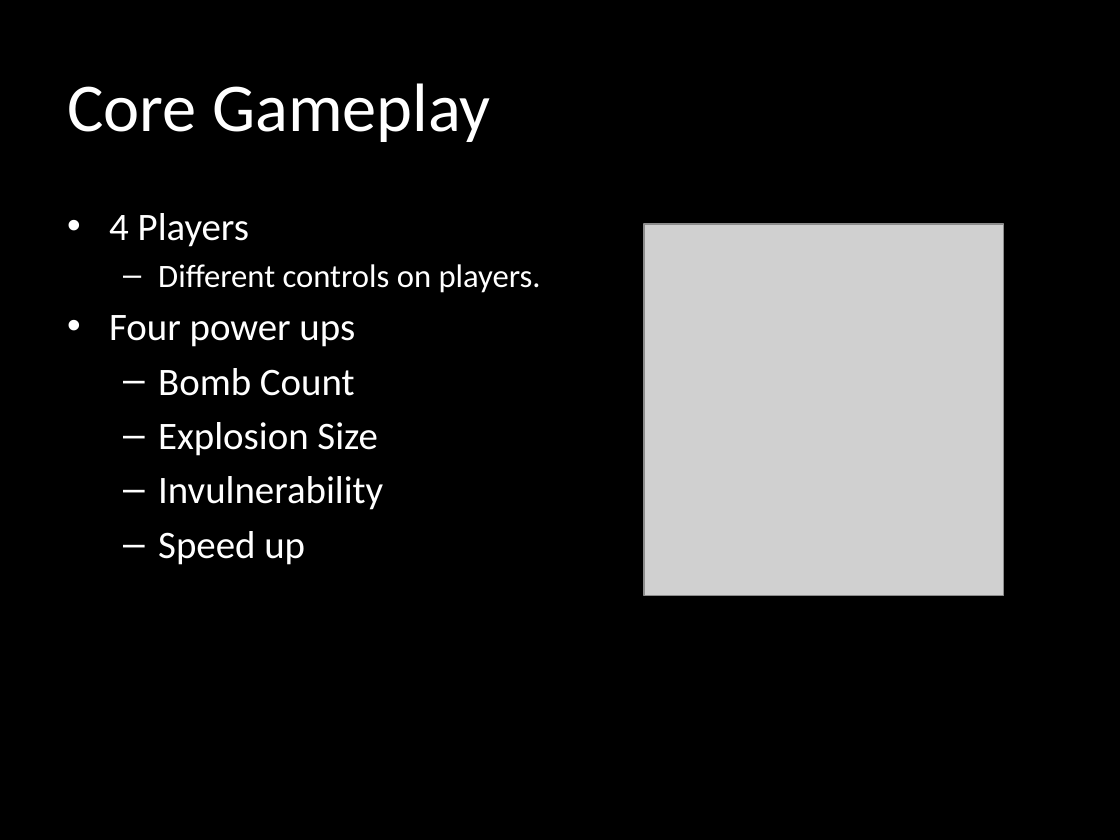
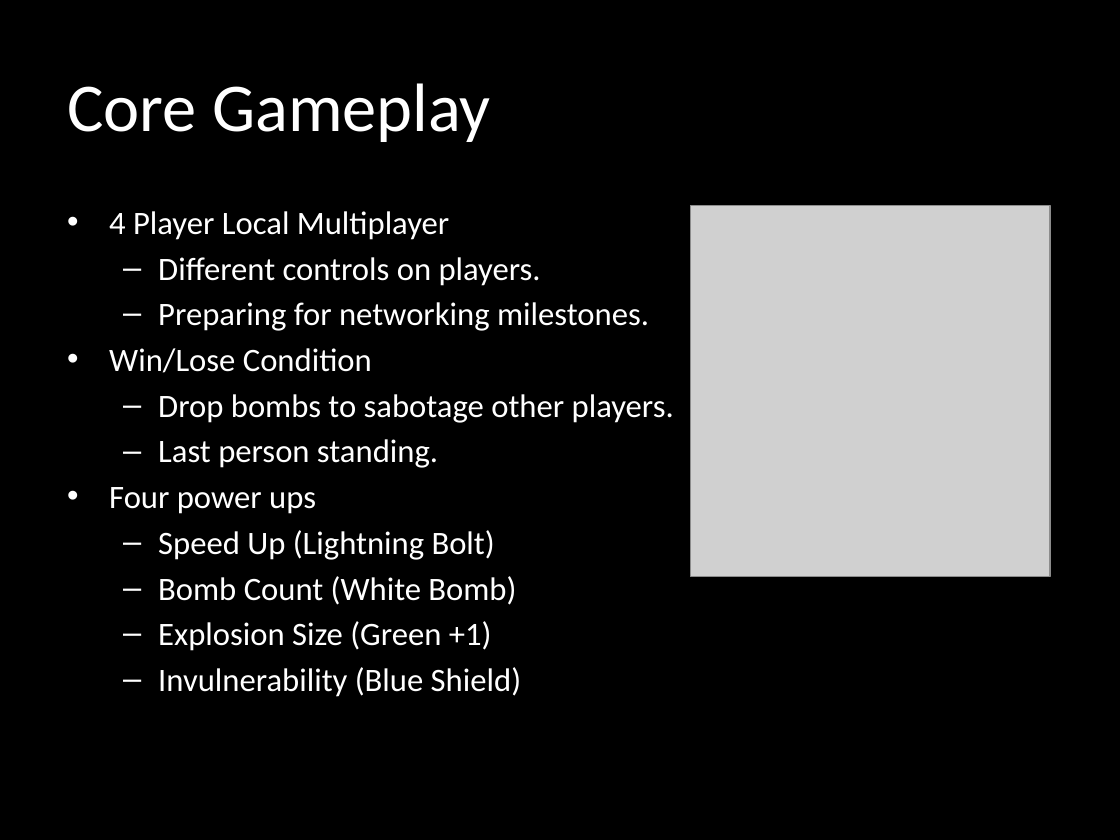
Before and after one commit to efrenaguilar95/Bombertale, a slide deck: slide 2 of Sprint Reports/Presentation Report 1.pptx. Drawn at 1120x840 pixels with LibreOffice and Linux fonts; fonts in the diff are those of the drawing; grey boxes stand for pictures. Boxes give left, top, right and bottom in pixels: in the first picture for what was removed or moved away, otherwise in the second. Text is boxed around its words. In the diff, an @@ line names an element or a change of style, - is before the commit and + after.

Commit message:
Added sounds to main and end and made some other edits

```diff
--- a/Sprint Reports/Presentation Report 1.pptx
+++ b/Sprint Reports/Presentation Report 1.pptx
@@ picture: place and size @@
-picture at (644,224,1004,596)
+picture at (691,205,1051,577)
@@ text at (109,211,449,240): text changed; size 25 to 21 pt @@
-• 4 Players
+• 4 Player Local Multiplayer
@@ text at (109,302,674,468): paragraphs added @@
+  – Preparing for networking milestones.
+• Win/Lose Condition
+  – Drop bombs to sabotage other players.
+  – Last person standing.
@@ text at (109,487,316,514): size 25 to 21 pt in "Four power ups" @@
@@ text at (158,530,521,697): text changed; size 25 to 21 pt @@
-  – Bomb Count
-  – Explosion Size
-  – Invulnerability
-  – Speed up
+  – Speed Up (Lightning Bolt)
+  – Bomb Count (White Bomb)
+  – Explosion Size (Green +1)
+  – Invulnerability (Blue Shield)
```
Also in this commit, not shown: 1 slide added, 1 slide removed, 7 other files.
